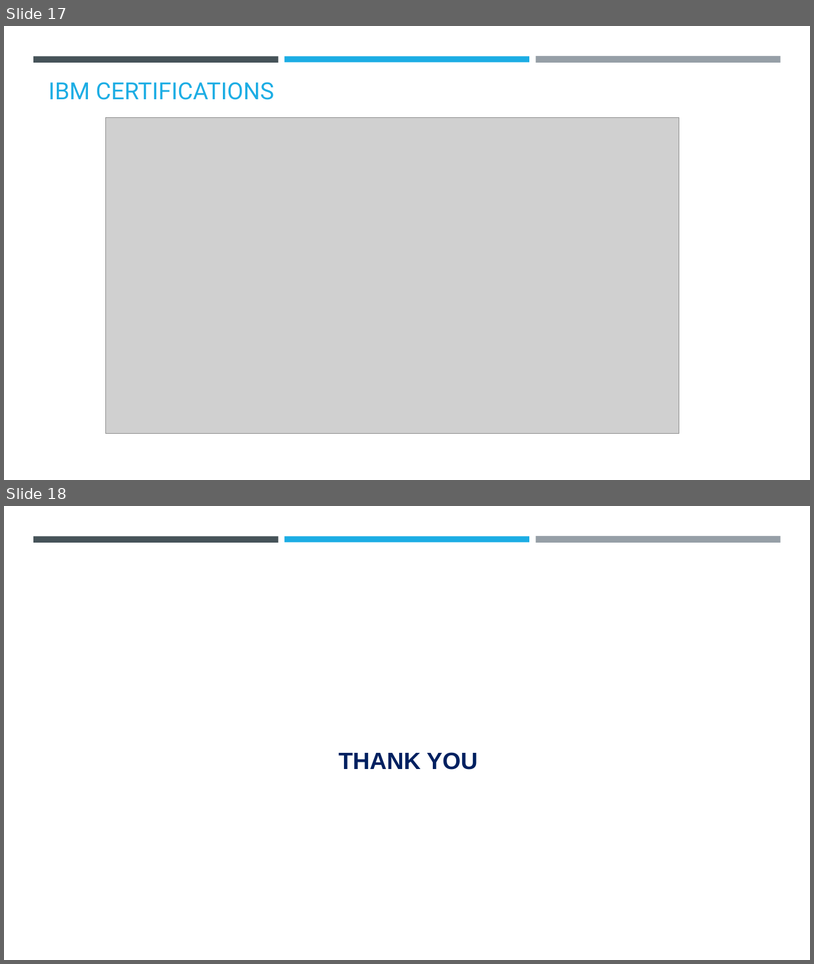
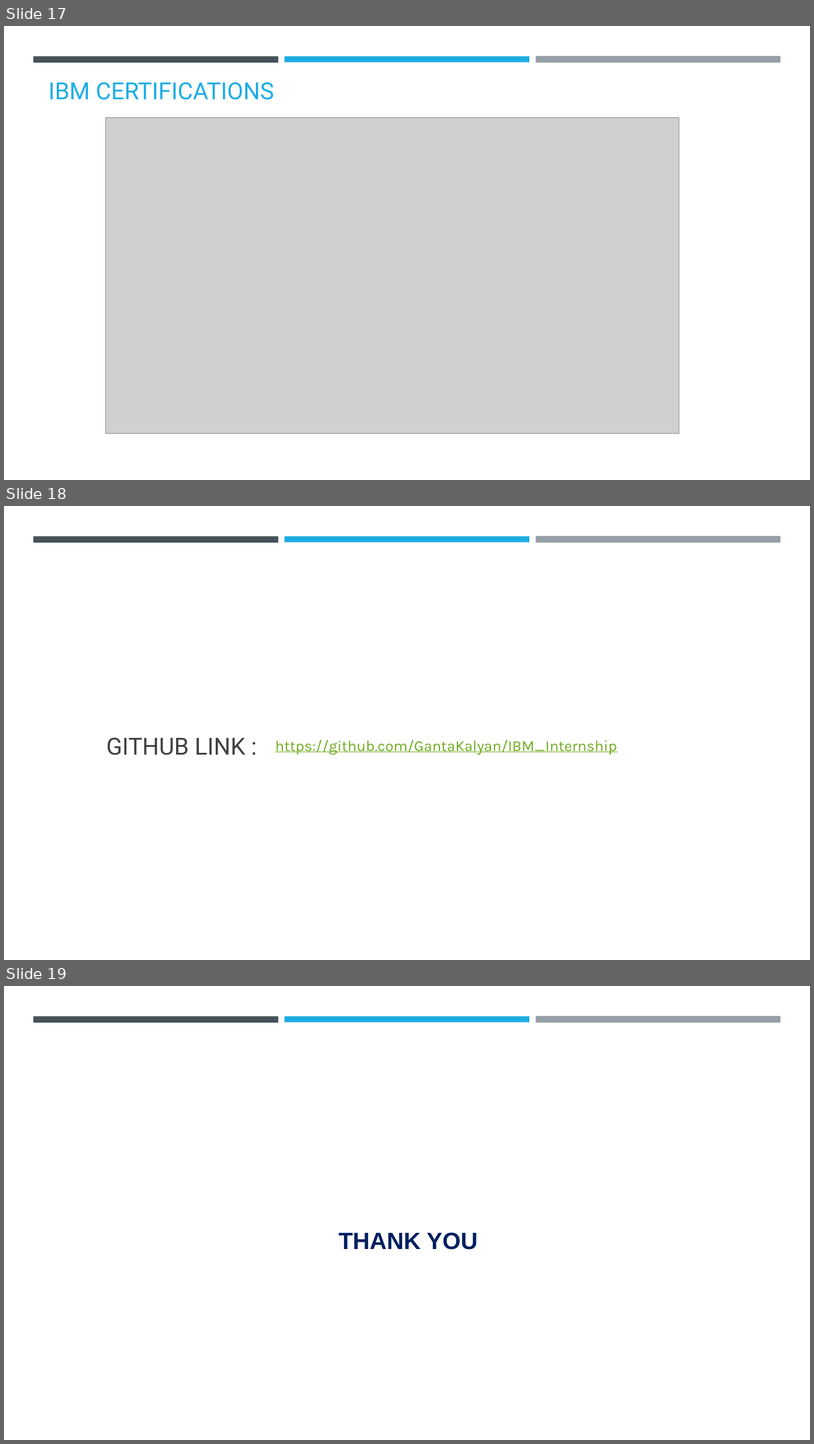
Before and after one commit to GantaKalyan/IBM_Internship, a slide deck: Classifying PMGSY Scheme by Ganta Kalyan.pptx. Shown one above the other, each under a label of ours: slides 17 and 18 before the commit, slides 17, 18 and 19 after it. The pictures are 814x964 and 814x1444 pixels, drawn with LibreOffice and Linux fonts; fonts in the diff are those of the drawing; grey boxes stand for pictures; background and template pictures are left out. Boxes give left, top, right and bottom in pixels: in the first picture for what was removed or moved away, otherwise in the second. Text is boxed around its words. In the diff, an @@ line names an element or a change of style, - is before the commit and + after.

```diff
--- a/Classifying PMGSY Scheme by Ganta Kalyan.pptx
+++ b/Classifying PMGSY Scheme by Ganta Kalyan.pptx
@@ slide 18 added at bbox=[4, 506, 810, 960], background #FFFFFF; not listed: 3 template elements that a slide beside it also shows @@
@@ title added at bbox=[107, 737, 245, 755], 28 pt, text #404040 @@
+GITHUB LINK :
@@ text added at bbox=[275, 739, 617, 754], 18 pt, text #6EAC1C, underline @@
+https://github.com/GantaKalyan/IBM_Internship
@@ what was slide 18 is now slide 19 @@
```
Also in this commit, not shown: 1 slide changed.
